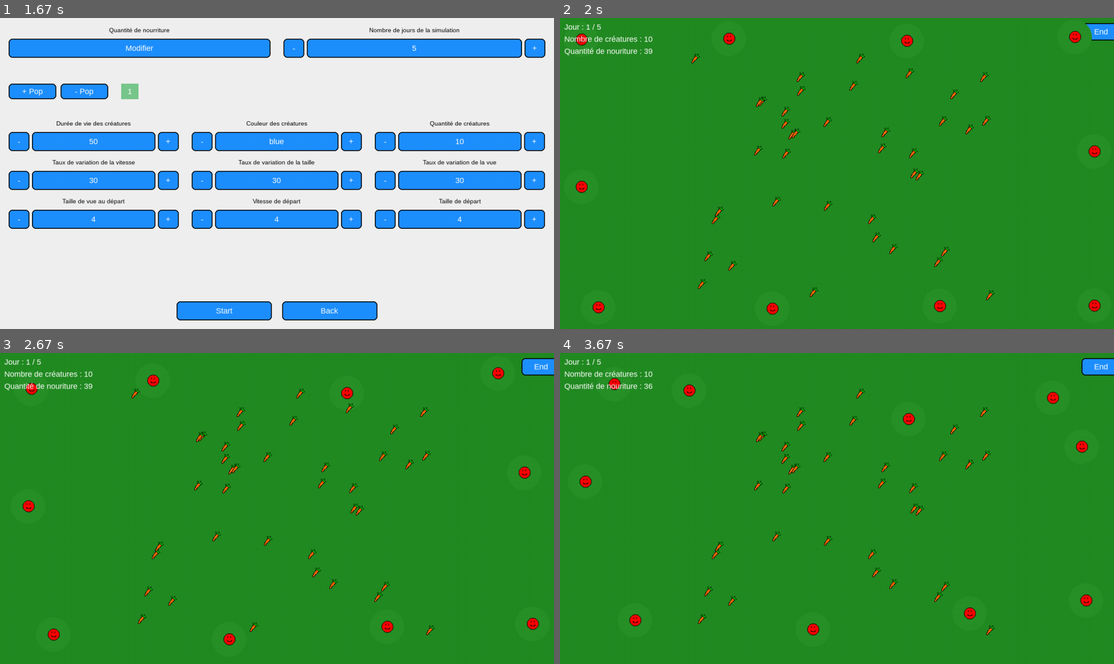
Above: before the commit, frames 1-4 (two rows, left to right).
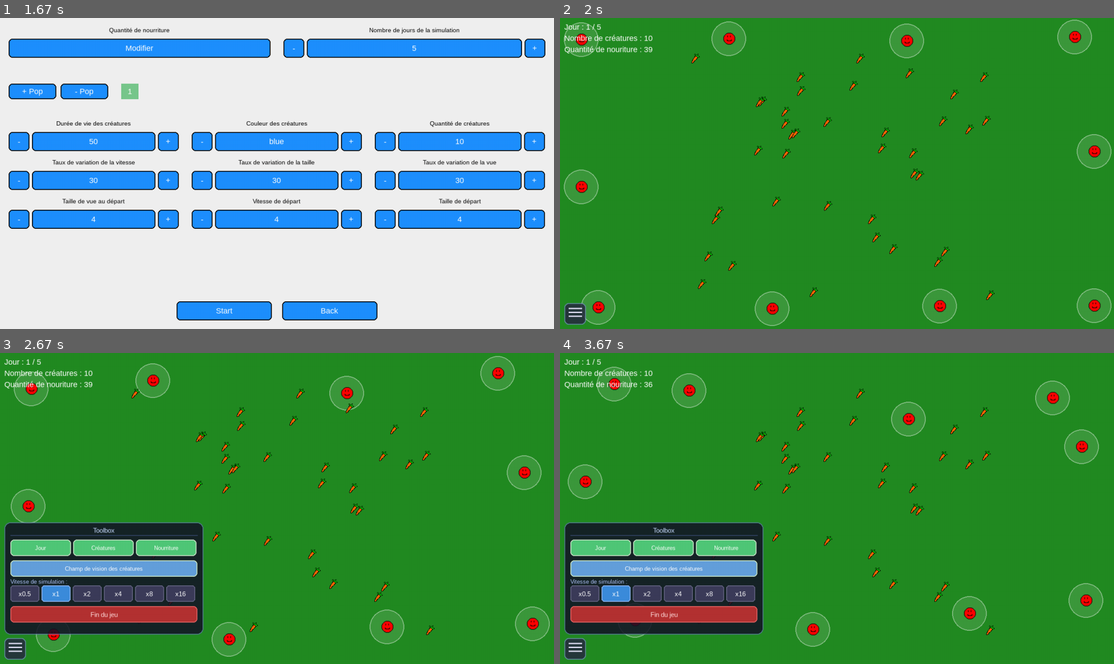
Above: after the commit, the same moments.

Repository: X47C/Trophees-NSI
Game: pygame game, started from main.py
Same seed, same stepped clock (60 frames per second), same inputs: the game is played once before the commit and once after it.
Inputs (mouse positions are in pixels of both pictures, inside the frame that each line leads up to):
- Up to frame 1 (1.67 s): click (260, 120) at 1.48 s
- Up to frame 2 (2 s): click "Start" at 1.82 s
- Up to frame 3 (2.67 s): press the mouse at (16, 648) at 2.13 s; move the mouse to (132, 542) at 2.23 s; release the mouse at (254, 433) at 2.37 s; press the mouse at (105, 580) at 2.47 s; move the mouse to (121, 601) at 2.57 s
- Up to frame 4 (3.67 s): release the mouse at (704, 626) at 2.7 s; click (881, 527) at 2.82 s; press the mouse at (881, 527) at 3.13 s; move the mouse to (831, 533) at 3.23 s; release the mouse at (787, 536) at 3.37 s; press the mouse at (576, 648) at 3.47 s; move the mouse to (687, 626) at 3.57 s

Frame 1 is identical in both runs. In frame 2, 1.6% of the frame differs, in the area x 0-100%, y 0-100%; in frame 3, 15%, in the area x 0-100%, y 0-99%; in frame 4, 15%.

Commit message:
Toolbox V1

Diff:
--- a/Game/creature.py
+++ b/Game/creature.py
@@ -44,10 +44,16 @@
         """
         Dessine la créature sur l'écran 'screen'
         """
-        pg.draw.circle(screen, (40, 145, 40), (self.pos_x, self.pos_y), 10 * self.view)
+        if getattr(settings, 'toolbox_show_vision', True):
+            r = 10 * self.view
+            vision_surf = pg.Surface((r * 2, r * 2), pg.SRCALPHA)
+            pg.draw.circle(vision_surf, (255, 255, 255, 30), (r, r), r)
+            pg.draw.circle(vision_surf, (255, 255, 255, 120), (r, r), r, 2)
+            screen.blit(vision_surf, (self.pos_x - r, self.pos_y - r))
         rect = self.image.get_rect(center=(int(self.pos_x), int(self.pos_y)))
         screen.blit(self.image, rect)
         return
+
 
     def moove(self) -> None:
         """
--- a/Game/game.py
+++ b/Game/game.py
@@ -103,24 +103,33 @@
 
     def draw_current_day(self) -> None:
         """
-        Affiche le jour actuel en haut a gauche de l'écran quand le jeu est lancé
+        Affiche le jour actuel ( toujours en première position si visible ).
         """
-        self.surf.blit(pg.font.SysFont(settings.Days_font, settings.Days_font_size).render(f'Jour : {self.current_day} / {settings.Days_max}', True, (255, 255, 255)), (10, 10))
-
+        if not getattr(settings, 'toolbox_show_day', True):
+            return
+        self.surf.blit(pg.font.SysFont(settings.Days_font, settings.Days_font_size).render(f'Jour : {self.current_day} / {settings.Days_max}', True, (255, 255, 255)),(10, 10))
 
     def draw_creature_number(self) -> None:
         """
-        Affiche le nombre de créature actuelle en haut a gauche de l'ecran quand le jeu est lancé
+        Affiche le nombre de créatures.
         """
-        self.surf.blit(pg.font.SysFont(settings.Days_font, settings.Days_font_size).render(f'Nombre de créatures : {sum([len(l) for l in settings.creatures_list])}', True, (255, 255, 255)), (10, 20 + settings.Days_font_size))
-
+        if not getattr(settings, 'toolbox_show_creatures', True):
+            return
+        # Compte combien d'infos sont affichées au-dessus
+        offset = sum([getattr(settings, 'toolbox_show_day', True),])
+        y = 10 + offset * (settings.Days_font_size + 8)
+        self.surf.blit(pg.font.SysFont(settings.Days_font, settings.Days_font_size).render(f'Nombre de créatures : {sum([len(l) for l in settings.creatures_list])}',True, (255, 255, 255)),(10, y))
 
     def draw_food_number(self) -> None:
         """
-        Affiche la quantité de nourriture actuelle en haut a gauche de l'ecran quand le jeu est lancé
+        Affiche la quantité de nourriture.
         """
-        self.surf.blit(pg.font.SysFont(settings.Days_font, settings.Days_font_size).render(f'Quantité de nouriture : {len(settings.food_list)}', True, (255, 255, 255)), (10, 30 + settings.Days_font_size * 2))
-
+        if not getattr(settings, 'toolbox_show_food', True):
+            return
+        # Compte combien d'infos sont affichées au-dessus
+        offset = sum([getattr(settings, 'toolbox_show_day', True),getattr(settings, 'toolbox_show_creatures',  True),])
+        y = 10 + offset * (settings.Days_font_size + 8)
+        self.surf.blit(pg.font.SysFont(settings.Days_font, settings.Days_font_size).render(f'Quantité de nouriture : {len(settings.food_list)}',True, (255, 255, 255)),(10, y))
 
     def distribute_on_border(self, lists: list, screen_size: tuple, margin: int = 0) -> None:
         """
--- a/Pygame/pygame.py
+++ b/Pygame/pygame.py
@@ -1,6 +1,7 @@
 # Ensemble des methodes servant a faire marcher pygame, on a before game avec les menu et les dispositions pour créer une partie
 import pygame as pg
 from Pygame.button import Button
+from Pygame.toolbox import Toolbox
 from pygame import Rect
 import settings
 import matplotlib as plt
@@ -486,7 +487,7 @@
     """
     permet de gérer l'écran pendant la partie
     """
-    def __init__(self, screen):
+    def __init__(self, screen: pg.surface):
         """
         screen = tuple(largueur, hauteur)
         Initialise l'écran pendant la partie
@@ -498,29 +499,28 @@
         self.bg_asset = pg.Surface(settings.Display_size)
         self.bg_asset.fill((34, 139, 34))
 
-        self.continue_button = Button(Rect(self.width - self.width // 17, self.height // 60, 90, 40), 'End', self.screen)
-        self.Button_font = pg.font.SysFont(settings.Button_font, settings.Button_font_size)
-
-    def draw(self, l_creatures, screen):
+        self.toolbox = Toolbox(screen)
+
+    def draw(self, l_creatures: list, screen: pg.surface) -> None:
         """
         Dessine l'écran pendant la partie
         """
         self.screen.blit(self.bg_asset, (0, 0))
-        self.continue_button.draw(self.screen, self.Button_font)
         #affiche les cratures
         for a in l_creatures:
             for c in a:
                 c.draw(screen)
         for f in settings.food_list:
             f.draw(screen)
-
-    def handle_event(self, event):
+        self.toolbox.draw()
+
+    def handle_event(self, event: pg.event) -> str:
         """
         Gère les événements de l'écran pendant la partie
         """
-        if event.type == pg.MOUSEBUTTONUP and event.button == 1 :
-            if self.continue_button.rect.collidepoint(event.pos):
-                return 'end'
+        result = self.toolbox.handle_event(event)
+        if result == 'end':
+            return 'end'
 
 
 
--- /dev/null
+++ b/Pygame/toolbox.py
@@ -0,0 +1,244 @@
+import pygame as pg
+import settings
+from pygame import Rect
+
+class Toolbox:
+    """
+    Menu burger en bas à gauche de l'écran.
+    Permet de modifier des options en temps réel pendant la simulation.
+    """
+
+    # Dimensions du bouton burger
+    BURGER_W = 50
+    BURGER_H = 50
+
+    # Dimensions du panel ouvert
+    PANEL_W  = 460
+    PANEL_H  = 260
+
+    # Hauteur d'une ligne de bouton
+    ROW_H = 38
+
+    # Vitesses disponibles
+    SPEED_OPTIONS = [0.5, 1, 2, 4, 8, 16]
+
+    # --- Images des boutons (None = pas d'image, str = chemin vers l'asset) ---
+    # Ordre : [btn_day, btn_crea, btn_food, btn_vision, btn_end]
+    # Exemple : BUTTON_ASSETS = [None, None, None, None, 'assets/end.png']
+    # Et hop un quatrieme car jamais 3 sans 4
+    BUTTON_ASSETS = [None, None, None, None, None]
+
+    def __init__(self, screen):
+        self.screen = screen
+        self.width, self.height = settings.Display_size
+        self.open = False
+
+        # Polices
+        self.font = pg.font.SysFont(settings.Button_font, 15)
+        self.font_small = pg.font.SysFont(settings.Button_font, 13)
+
+        # self.bg_image = pg.image.load('assets/toolbox_bg.png').convert_alpha()
+        self.bg_image = None  # Remplacer None par le chemin de l'image
+
+        # Position
+        bx = 10
+        by = self.height - self.BURGER_H - 10
+        self.burger_rect = Rect(bx, by, self.BURGER_W, self.BURGER_H)
+
+        # Panel s'ouvre vers le haut depuis le burger
+        px = 10
+        py = by - self.PANEL_H - 8
+        self.panel_rect = Rect(px, py, self.PANEL_W, self.PANEL_H)
+
+        self._build_controls()
+
+    def _build_controls(self):
+        """
+        Construit les Rect de tous les boutons du panel.
+        """
+        px, py = self.panel_rect.x, self.panel_rect.y
+        pad = 14
+
+        # Titre centré en haut du panel
+        self.title_pos = (px + self.PANEL_W // 2, py + 10)
+
+        # --- Ligne 1 : 3 toggles données (Jour / Créatures / Nourriture) ---
+        y1 = py + 40
+        btn_w = (self.PANEL_W - pad * 2 - 10) // 3
+        self.btn_day  = Rect(px + pad, y1, btn_w, self.ROW_H)
+        self.btn_crea = Rect(px + pad + btn_w + 5, y1, btn_w, self.ROW_H)
+        self.btn_food = Rect(px + pad + (btn_w+5)*2, y1, btn_w, self.ROW_H)
+
+        # --- Ligne 2 : toggle champ de vision ---
+        y2 = y1 + self.ROW_H + 10
+        self.btn_vision = Rect(px + pad, y2, self.PANEL_W - pad * 2, self.ROW_H)
+
+        # --- Ligne 3 : vitesses de simulation ---
+        y3 = y2 + self.ROW_H + 20
+        n  = len(self.SPEED_OPTIONS)
+        sp_w = (self.PANEL_W - pad * 2 - (n - 1) * 5) // n
+        self.speed_rects = [Rect(px + pad + i * (sp_w + 5), y3, sp_w, self.ROW_H)for i in range(n)]
+        # Position du label "Vitesse :" au dessus des boutons
+        self.speed_label_pos = (px + pad, y3 - 16)
+
+        # --- Ligne 4 : fin du jeu ---
+        y4 = y3 + self.ROW_H + 10
+        self.btn_end = Rect(px + pad, y4, self.PANEL_W - pad * 2, self.ROW_H)
+
+
+    def _draw_toggle(self, rect, label, active, asset = None, active_color = (80, 200, 120), inactive_color = (80, 80, 80)):
+        """
+        Dessine un bouton toggle (vert si actif, gris sinon )
+        """
+        if asset:
+            # --- Image sur le bouton ---
+            img = pg.image.load(asset).convert_alpha()
+            img = pg.transform.smoothscale(img, (rect.width, rect.height))
+            self.screen.blit(img, (rect.x, rect.y))
+            # Overlay coloré semi-transparent pour l'état
+            overlay = pg.Surface((rect.width, rect.height), pg.SRCALPHA)
+            overlay.fill((*active_color, 80) if active else (0, 0, 0, 120))
+            self.screen.blit(overlay, (rect.x, rect.y))
+        else:
+            color = active_color if active else inactive_color
+            pg.draw.rect(self.screen, color, rect, border_radius=8)
+
+        # Bordure
+        border_color = (200, 230, 200) if active else (120, 120, 120)
+        pg.draw.rect(self.screen, border_color, rect, 2, border_radius=8)
+
+        # Texte centré
+        txt = self.font_small.render(label, True, (255, 255, 255))
+        self.screen.blit(txt, (rect.centerx - txt.get_width()//2, rect.centery - txt.get_height()//2))
+
+
+    def _draw_speed_btn(self, rect, label, active):
+        """
+        Dessine un bouton de vitesse (bleu si sélectionné, sombre sinon).
+        """
+        color = (60, 140, 220) if active else (60, 60, 90)
+        border = (140, 180, 240) if active else (100, 100, 130)
+        pg.draw.rect(self.screen, color,  rect, border_radius=6)
+        pg.draw.rect(self.screen, border, rect, 2, border_radius=6)
+        txt = self.font.render(label, True, (255, 255, 255))
+        self.screen.blit(txt, (rect.centerx - txt.get_width()//2, rect.centery - txt.get_height()//2))
+
+
+    def draw(self):
+        """
+        Dessine le bouton burger et, si ouvert, le panel de la toolbox.
+        """
+        # --- Bouton burger (toujours visible) ---
+        surf = pg.Surface((self.BURGER_W, self.BURGER_H), pg.SRCALPHA)
+        pg.draw.rect(surf, (40, 40, 65, 215), (0, 0, self.BURGER_W, self.BURGER_H), border_radius = 10)
+        pg.draw.rect(surf, (120, 140, 200, 180), (0, 0, self.BURGER_W, self.BURGER_H), 2, border_radius = 10)
+        # Trois lignes horizontales
+        for dy in [12, 21, 30]:
+            pg.draw.line(surf, (220, 220, 240), (10, dy), (self.BURGER_W - 10, dy), 3)
+        self.screen.blit(surf, (self.burger_rect.x, self.burger_rect.y))
+
+        if not self.open:
+            return
+
+        # --- Fond du panel ---
+        panel_surf = pg.Surface((self.PANEL_W, self.PANEL_H), pg.SRCALPHA)
+
+        if self.bg_image:
+            img = pg.transform.smoothscale(self.bg_image, (self.PANEL_W, self.PANEL_H))
+            panel_surf.blit(img, (0, 0))
+            # sombre pour lisibilité mais ça se change
+            overlay = pg.Surface((self.PANEL_W, self.PANEL_H), pg.SRCALPHA)
+            overlay.fill((0, 0, 0, 130))
+            panel_surf.blit(overlay, (0, 0))
+        else:
+            # Fond dégradé sombre semi-transparent
+            pg.draw.rect(panel_surf, (20, 20, 40, 220), (0, 0, self.PANEL_W, self.PANEL_H), border_radius=14)
+
+        pg.draw.rect(panel_surf, (100, 120, 180, 180), (0, 0, self.PANEL_W, self.PANEL_H), 2, border_radius=14)
+        self.screen.blit(panel_surf, (self.panel_rect.x, self.panel_rect.y))
+
+        # --- Titre ---
+        title = self.font.render("Toolbox", True, (200, 220, 255))
+        self.screen.blit(title, (self.title_pos[0] - title.get_width()//2, self.title_pos[1]))
+        pg.draw.line(self.screen, (80, 100, 160),
+                     (self.panel_rect.x + 14, self.title_pos[1] + 20),
+                     (self.panel_rect.right - 14, self.title_pos[1] + 20), 1)
+
+        # --- Toggles données ---
+        self._draw_toggle(self.btn_day,  "Jour",        settings.toolbox_show_day,
+                          asset=self.BUTTON_ASSETS[0])
+        self._draw_toggle(self.btn_crea, "Créatures",   settings.toolbox_show_creatures,
+                          asset=self.BUTTON_ASSETS[1])
+        self._draw_toggle(self.btn_food, "Nourriture",  settings.toolbox_show_food,
+                          asset=self.BUTTON_ASSETS[2])
+
+        # --- Toggle champ de vision ---
+        self._draw_toggle(self.btn_vision, "Champ de vision des créatures",
+                          settings.toolbox_show_vision,
+                          asset=self.BUTTON_ASSETS[3],
+                          active_color=(100, 160, 220))
+
+        # --- Vitesses ---
+        lbl = self.font_small.render("Vitesse de simulation :", True, (180, 200, 255))
+        self.screen.blit(lbl, self.speed_label_pos)
+        for rect, spd in zip(self.speed_rects, self.SPEED_OPTIONS):
+            self._draw_speed_btn(rect, f"x{spd:g}", settings.toolbox_simulation_speed == spd)
+
+        # --- Fin du jeu ---
+        if self.BUTTON_ASSETS[4]:
+            img = pg.image.load(self.BUTTON_ASSETS[4]).convert_alpha()
+            img = pg.transform.smoothscale(img, (self.btn_end.width, self.btn_end.height))
+            self.screen.blit(img, (self.btn_end.x, self.btn_end.y))
+            pg.draw.rect(self.screen, (230, 100, 100), self.btn_end, 2, border_radius=8)
+        else:
+            pg.draw.rect(self.screen, (180, 50, 50),  self.btn_end, border_radius=8)
+            pg.draw.rect(self.screen, (230, 100, 100), self.btn_end, 2, border_radius=8)
+        end_txt = self.font.render("Fin du jeu", True, (255, 220, 220))
+        self.screen.blit(end_txt, (self.btn_end.centerx - end_txt.get_width()//2,
+                                   self.btn_end.centery - end_txt.get_height()//2))
+
+
+    def handle_event(self, event):
+        """
+        Gère les clics sur le burger et les boutons du panel.
+        Retourne 'end' si le bouton fin du jeu est cliqué, None sinon.
+        Un clic en dehors du panel et du burger ferme la toolbox.
+        """
+        if event.type == pg.MOUSEBUTTONDOWN and event.button == 1:
+            mx, my = event.pos
+
+            # Ouvre / ferme le panel via le burger
+            if self.burger_rect.collidepoint(mx, my):
+                self.open = not self.open
+                return None
+
+            # femruture si panel est ouvert et clique en dehors
+            if self.open and not self.panel_rect.collidepoint(mx, my):
+                self.open = False
+                return None
+
+            if not self.open:
+                return None
+
+            # Toggles données
+            if self.btn_day.collidepoint(mx, my):
+                settings.toolbox_show_day = not settings.toolbox_show_day
+            elif self.btn_crea.collidepoint(mx, my):
+                settings.toolbox_show_creatures = not settings.toolbox_show_creatures
+            elif self.btn_food.collidepoint(mx, my):
+                settings.toolbox_show_food = not settings.toolbox_show_food
+
+            # Champ de vision
+            elif self.btn_vision.collidepoint(mx, my):
+                settings.toolbox_show_vision = not settings.toolbox_show_vision
+
+            # Fin du jeu
+            elif self.btn_end.collidepoint(mx, my):
+                return 'end'
+
+            # Vitesses
+            for rect, spd in zip(self.speed_rects, self.SPEED_OPTIONS):
+                if rect.collidepoint(mx, my):
+                    settings.toolbox_simulation_speed = spd
+
+        return None
--- a/main.py
+++ b/main.py
@@ -47,6 +47,12 @@
                 match Sett.handle_event(event):
                     case'start':
                         day_manager.first_day()
+                        settings.toolbox_show_day = True
+                        settings.toolbox_show_creatures = True
+                        settings.toolbox_show_food = True
+                        settings.toolbox_show_vision = True
+                        settings.toolbox_simulation_speed = 1
+                        Ing.toolbox.open = False
                         state = 'in_game'
                     case 'back':
                         state = 'home'
@@ -90,7 +96,17 @@
                 day_manager.current_day = 1
             case "continue":
                 day_manager.new_day()
-        day_manager.update()
+        speed = getattr(settings, 'toolbox_simulation_speed', 1)
+        if speed == 0.5:
+            if not hasattr(day_manager, '_slow_tick'):
+                day_manager._slow_tick = 0
+            day_manager._slow_tick += 1
+            if day_manager._slow_tick % 2 == 0:
+                day_manager.update()
+        else:
+            updates = int(speed)
+            for _ in range(updates):
+                    day_manager.update()
 
 
 
--- a/settings.py
+++ b/settings.py
@@ -80,3 +80,10 @@
 # UI colors
 UI_BG_COLOR = (200, 200, 200)
 UI_PANEL_COLOR = (240, 240, 240)
+
+# Toolbox
+toolbox_show_day = True
+toolbox_show_creatures = True
+toolbox_show_food = True
+toolbox_show_vision = True
+toolbox_simulation_speed = 1  # multiplicateur : 0.5, 1, 2, 4, 8, 16
